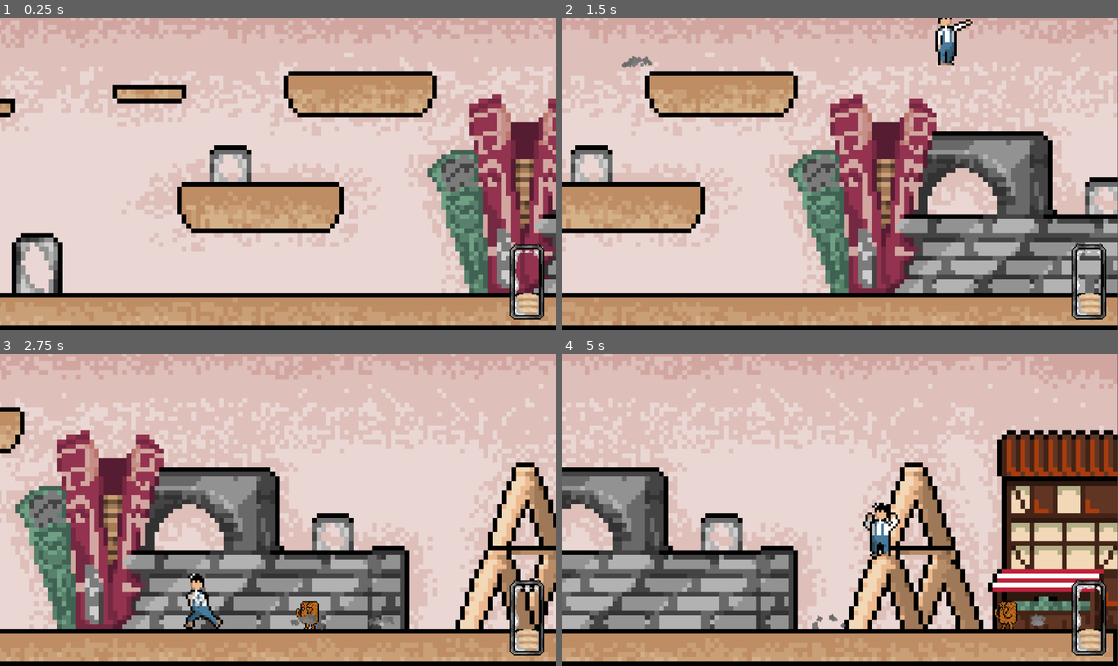
Above: before the commit, frames 1-4 (two rows, left to right).
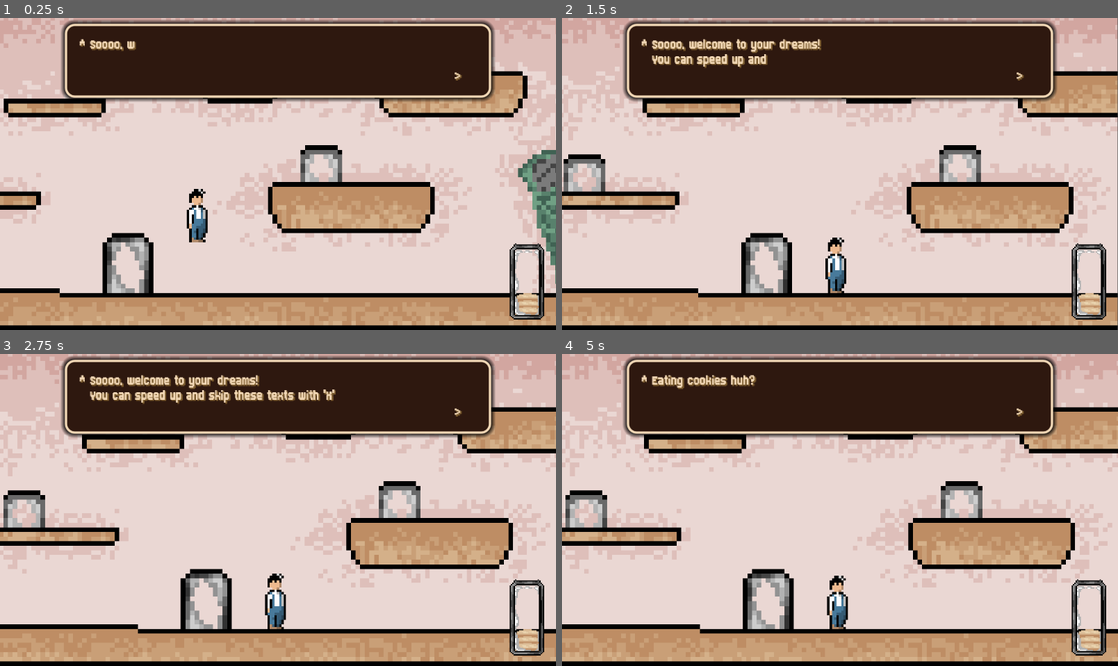
Above: after the commit, the same moments.

Repository: tixvage/bgj25.2
Game: Godot game, scene res://scenes/main.tscn
The game is run twice, just before and just after one commit, with the same random seed, the same clock (stepped at 60 frames per second) and the same inputs. The engine's default icon, where the game draws it, is replaced by a stand-in: a white triangle on a blue panel in a dark square. Sound files missing from this copy of the repository are replaced by a short silence.
Inputs (mouse positions are in pixels of both pictures, inside the frame that each line leads up to):
- Up to frame 1 (0.25 s): no input
- Up to frame 2 (1.5 s): move the mouse to (962, 158) at 0.52 s; hold D (move_right) from 0.53 s (still down); right-click (962, 158) at 0.6 s; tap W (move_up) at 0.77 s; click (962, 158) at 0.8 s; move the mouse to (728, 189) at 1.27 s; click (728, 189) at 1.35 s
- Up to frame 3 (2.75 s): tap W (move_up) at 1.52 s; right-click (166, 525) at 1.55 s; move the mouse to (333, 441) at 2.02 s; release D (move_right) at 2.03 s; hold A (move_left) from 2.03 s (still down); right-click (333, 441) at 2.1 s; click (333, 441) at 2.3 s
- Up to frame 4 (5 s): move the mouse to (812, 572) at 2.77 s; release A (move_left) at 2.78 s; hold D (move_right) 2.78-4.28 s; click (812, 572) at 2.85 s; tap W (move_up) at 3.02, 3.77, 4.52 s; right-click (812, 572) at 3.05 s; move the mouse to (1006, 556) at 3.52 s; tap X (text_read) at 3.6 s; click (1006, 556) at 3.8 s; move the mouse to (673, 463) at 4.27 s; hold A (move_left) from 4.28 s (still down); right-click (673, 463) at 4.35 s

The runs differ from the first frame. In frame 1, 51% of the frame differs, in the area x 0-100%, y 0-99%; in frame 2, 63%; in frame 3, 70%; in frame 4, 68%.

Commit message:
making mf game

Diff:
--- a/scenes/demo_world.tscn
+++ b/scenes/demo_world.tscn
@@ -129,7 +129,7 @@
 script = ExtResource("2_70cc3")
 move_speed = 300.0
 jump_force = 350.0
-damage_amount = 10.0
+damage_amount = 20.0
 mass = 7.0
 damage_area = Vector2(200, 20)
 required_xp_for_next = 150
@@ -140,7 +140,7 @@
 script = ExtResource("2_70cc3")
 move_speed = 250.0
 jump_force = 320.0
-damage_amount = 20.0
+damage_amount = 34.0
 mass = 13.0
 damage_area = Vector2(250, 20)
 required_xp_for_next = 270
@@ -151,7 +151,7 @@
 script = ExtResource("2_70cc3")
 move_speed = 200.0
 jump_force = 300.0
-damage_amount = 30.0
+damage_amount = 50.0
 mass = 27.0
 damage_area = Vector2(300, 20)
 required_xp_for_next = 450
@@ -1065,7 +1065,7 @@
 script = ExtResource("4_tccpi")
 
 [node name="Player" type="CharacterBody2D" parent="."]
-position = Vector2(336, 200)
+position = Vector2(190, 473)
 collision_layer = 2
 script = ExtResource("1_hym41")
 player_datas = Array[ExtResource("2_70cc3")]([SubResource("Resource_25m8j"), SubResource("Resource_4qpdp"), SubResource("Resource_n31jq"), SubResource("Resource_w2ry6")])
--- a/scenes/dialogue_layer.tscn
+++ b/scenes/dialogue_layer.tscn
@@ -4,16 +4,18 @@
 [ext_resource type="FontFile" uid="uid://dtc8ex0q54sne" path="res://assets/font/Born2bSportyV10.ttf" id="3_mx0kw"]
 
 [sub_resource type="StyleBoxFlat" id="StyleBoxFlat_k0juu"]
-bg_color = Color(0, 0, 0, 1)
+bg_color = Color(0.180392, 0.0941176, 0.0588235, 1)
 border_width_left = 2
 border_width_top = 2
 border_width_right = 2
 border_width_bottom = 2
-border_color = Color(1, 1, 1, 1)
-corner_radius_top_left = 4
-corner_radius_top_right = 4
-corner_radius_bottom_right = 4
-corner_radius_bottom_left = 4
+border_color = Color(0.94902, 0.847059, 0.713726, 1)
+corner_radius_top_left = 8
+corner_radius_top_right = 8
+corner_radius_bottom_right = 8
+corner_radius_bottom_left = 8
+shadow_color = Color(0.00392157, 0.00392157, 0.00392157, 0.8)
+shadow_size = 4
 
 [sub_resource type="StyleBoxFlat" id="StyleBoxFlat_7r4gi"]
 bg_color = Color(0, 0, 0, 1)
@@ -87,6 +89,8 @@
 layout_mode = 2
 size_flags_horizontal = 0
 size_flags_vertical = 0
+theme_override_colors/default_color = Color(0.94902, 0.847059, 0.713726, 1)
+theme_override_colors/font_shadow_color = Color(0.482353, 0.356863, 0.176471, 1)
 theme_override_fonts/normal_font = ExtResource("3_mx0kw")
 theme_override_font_sizes/normal_font_size = 12
 bbcode_enabled = true
@@ -97,12 +101,12 @@
 custom_minimum_size = Vector2(20, 0)
 layout_mode = 2
 size_flags_horizontal = 3
-theme_override_colors/font_shadow_color = Color(0.666667, 0.666667, 0.666667, 1)
+theme_override_colors/default_color = Color(0.94902, 0.847059, 0.713726, 1)
+theme_override_colors/font_shadow_color = Color(0.481164, 0.356258, 0.176894, 1)
 theme_override_fonts/normal_font = ExtResource("3_mx0kw")
 theme_override_font_sizes/normal_font_size = 12
 bbcode_enabled = true
-text = "[color=white]Demo message[/color]:
-"
+text = "Demo"
 fit_content = true
 
 [node name="End" type="RichTextLabel" parent="DialogueBox/MarginContainer/HBoxContainer"]
@@ -110,6 +114,8 @@
 layout_mode = 2
 size_flags_horizontal = 0
 size_flags_vertical = 8
+theme_override_colors/default_color = Color(0.94902, 0.847059, 0.713726, 1)
+theme_override_colors/font_shadow_color = Color(0.482353, 0.356863, 0.176471, 1)
 theme_override_fonts/normal_font = ExtResource("3_mx0kw")
 theme_override_font_sizes/normal_font_size = 12
 bbcode_enabled = true
--- a/scripts/enemy_spawner.gd
+++ b/scripts/enemy_spawner.gd
@@ -13,6 +13,9 @@
 
 var random_spawn_time: float = 2.0
 var random_spawn_timer: float = 0.0
+
+var max_count: int = 5
+var count: int = 0
 
 
 func get_random_spawn_position_type(type: Type) -> Vector2:
@@ -33,9 +36,18 @@
 		enemy_dict[temp.data.type] = enemy
 		temp.queue_free()
 
+
+func reset(new_max_count: int) -> void:
+	random_spawn_timer = random_spawn_time
+	count = 0
+	max_count = new_max_count
+
+
 func _process(delta: float) -> void:
+	if not count < max_count: return
 	if random_spawn_timer > 0.0:
 		random_spawn_timer -= delta
 	else:
 		random_spawn_timer = random_spawn_time
+		count += 1
 		spawn_enemy_type(Global.rng.randi() % 2)
--- a/scripts/player.gd
+++ b/scripts/player.gd
@@ -67,6 +67,7 @@
 	change_data(0)
 	add_xp(50)
 	play_animation("idle")
+	Global.story_manager.spawn()
 
 
 func get_animation() -> String:
@@ -115,7 +116,9 @@
 	sprite.material.set_shader_parameter("flash_light", Vector4(1.0, 1.0, 1.0, 1.0))
 	sprite.material.set_shader_parameter("flash_amount", 0.7)
 	next_data()
+	add_xp(0)
 	play_animation("change")
+	Global.stat_manager.level_up()
 
 
 func add_xp(amount: float) -> void:
@@ -171,6 +174,8 @@
 			if nearness != 0.5:
 				var raw_nearness: float = nearness if position.x < body.global_position.x else -nearness
 				body.get_parent().damage_from_up(raw_nearness, data.mass)
+
+	Global.stat_manager.dash()
 
 
 func _process(delta: float) -> void:
--- a/scripts/stat_manager.gd
+++ b/scripts/stat_manager.gd
@@ -5,6 +5,9 @@
 
 var total_kill: int = 0
 var total_eat: int = 0
+var dashed: bool = false
+var first_level_up: bool = false
+var level_2_first_kill: bool = false
 
 func _ready() -> void:
 	Global.stat_manager = self
@@ -12,7 +15,22 @@
 
 func update_xp(xp: float, required_xp: float) -> void:
 	xp_layer.update_xp(xp, required_xp)
-	pass
+
+
+func level_up() -> void:
+	if not first_level_up:
+		Global.story_manager.level_up()
+		Global.enemy_manager.spawner.reset(10)
+	first_level_up = true
+
+
+func dash() -> void:
+	if not dashed:
+		dashed = true
+		if Global.story_manager.dash_introduced:
+			pass
+		else:
+			Global.story_manager.early_dash()
 
 
 func new_eat() -> void:
@@ -25,3 +43,11 @@
 	total_kill += 1
 	if total_kill == 1:
 		Global.story_manager.first_kill()
+	elif total_kill == 3 and not dashed:
+		Global.story_manager.introduce_dash()
+	elif total_kill == 5:
+		Global.story_manager.info_about_cookies()
+
+	if first_level_up and not level_2_first_kill:
+		level_2_first_kill = true
+		Global.story_manager.level_2_skills()
--- a/scripts/story_manager.gd
+++ b/scripts/story_manager.gd
@@ -1,15 +1,57 @@
 class_name StoryManager extends Node
 
+
+const spawn_text: Array[String] = [
+"""Soooo, welcome to your dreams!
+You can speed up and skip these texts with 'X'""",
+"""Eating cookies huh?""",
+"""Anyways, you can move around with 'A' and 'D' or 'Left' and 'Right'.""",
+"""You can punch the cookies with the 'Left Mouse Button'.""",
+"""Also you can jump with 'W' or 'Up'.""",
+"""For now...""",
+]
+
 const first_kill_text: Array[String] = [
-	"""After approaching the dead cookies, you can eat them by pressing the right mouse button.""",
+"""After approaching the dead cookies, you can eat them by pressing the right mouse button.""",
 ]
 
 const first_eat_text: Array[String] = [
-	"""There is a jar at the bottom right of the screen. The more cookies you have collected, the closer you are to the next level.""",
-	"""your mom.""",
+"""There is a jar at the bottom right of the screen. The more cookies you have collected, the closer you are to the next level.""",
+"""What will happen when you move on to the next level?""",
+"""Never mind, you'll see.""",
 ]
 
+const early_dash_text: Array[String] = [
+"""Hmmm.""",
+"""You seem to be in a bit of a hurry...""",
+"""I was going to teach you how to 'dash' anyway.""",
+"""Anyway, you need to press 'S' or 'Down' key when you have enough height for the dash""",
+]
+
+const introduce_dash_text: Array[String] = [
+"""Seems like you're having a hard time hitting one cookie with each punch.""",
+"""After jumping, try pressing 'S' or 'Down' and dash"""
+]
+
+const info_about_cookies_text: Array[String] = [
+"""The cookies hitting you have no effect at the moment.""",
+"""It only gives headache to the person playing it on the computer with camera shake.""",
+]
+
+const level_up_text: Array[String] = [
+"""You gained weight by eating enough cookies!""",
+"""Or you leveled up, whichever you prefer...""",
+"""There are 4 levels, I will guide you as your skills change.""",
+]
+
+const level_2_skills_text: Array[String] = [
+"""If you noticed, you are running slower.""",
+"""But your punches and dash damage are stronger.""",
+]
+
+
 var locked: bool = false
+var dash_introduced: bool = false
 
 func _ready() -> void:
 	Global.story_manager = self
@@ -36,5 +78,11 @@
 	unlock_everything()
 
 
-func first_kill() -> void: run_dialogue(first_kill_text, true)
+func spawn() -> void: run_dialogue(spawn_text)
+func first_kill() -> void: run_dialogue(first_kill_text)
 func first_eat() -> void: run_dialogue(first_eat_text)
+func early_dash() -> void: run_dialogue(early_dash_text)
+func introduce_dash() -> void: dash_introduced = true; run_dialogue(introduce_dash_text)
+func info_about_cookies() -> void: run_dialogue(info_about_cookies_text)
+func level_up() -> void: run_dialogue(level_up_text)
+func level_2_skills() -> void: run_dialogue(level_2_skills_text)
